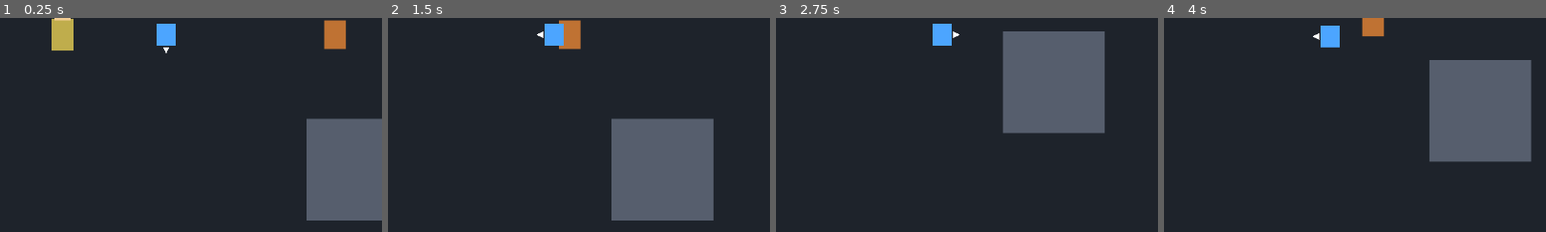
Above: before the commit, frames 1-4 (left to right).
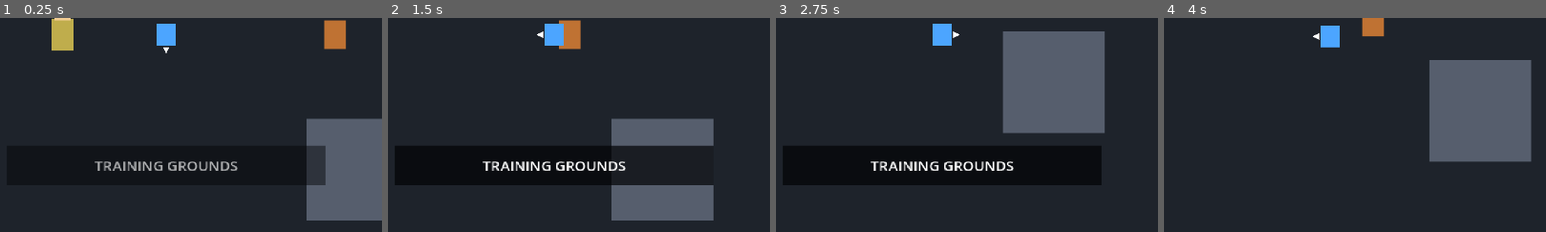
Above: after the commit, the same moments.

Repository: kikajima/dragonballsoullegacy
Game: Godot game, scene res://scenes/bootstrap/bootstrap.tscn
Same seed, same stepped clock (60 frames per second), same inputs: the game is played once before the commit and once after it.
Inputs:
- Up to frame 1 (0.25 s): no input
- Up to frame 2 (1.5 s): tap Enter (ui_accept) at 0.5, 0.77 s; hold D (move_right) 0.53-1.28 s; tap J (attack) at 0.6 s; hold S (move_down) from 1.28 s (still down); tap Shift (block) at 1.35 s
- Up to frame 3 (2.75 s): tap Enter (ui_accept) at 1.52 s; release S (move_down) at 2.03 s; hold D (move_right) from 2.03 s (still down); hold L (charge_ki) from 2.03 s (still down)
- Up to frame 4 (4 s): release D (move_right) at 2.78 s; release L (charge_ki) at 2.78 s; hold W (move_up) 2.78-3.53 s; tap Space (dash) at 2.85 s; tap Enter (ui_accept) at 3.02, 3.5, 3.77 s; hold A (move_left) from 3.53 s (still down); hold E (interact) from 3.53 s (still down)
The pictures show only the part of the screen within x 28-78%, y 46-96%; the shares and areas given below are measured in that part.

The runs differ from the first frame. In frame 1, 1.8% of the frame differs, in the area x 24-86%, y 59-79%; in frame 2, 15%, in the area x 2-86%, y 59-79%; in frame 3, 15%; in frame 4, nothing differs.

Commit message:
feat: mark debug room as Training Grounds

Diff:
--- a/scenes/debug/debug_room.tscn
+++ b/scenes/debug/debug_room.tscn
@@ -1,8 +1,9 @@
-[gd_scene load_steps=8 format=3]
+[gd_scene load_steps=9 format=3]
 
 [ext_resource type="PackedScene" path="res://actors/enemies/debug_goku_enemy.tscn" id="1_enemy"]
 [ext_resource type="PackedScene" path="res://actors/npcs/debug_mentor.tscn" id="2_mentor"]
 [ext_resource type="PackedScene" path="res://world/checkpoint_area.tscn" id="3_checkpoint"]
+[ext_resource type="PackedScene" path="res://world/location_area.tscn" id="4_location"]
 
 [sub_resource type="RectangleShape2D" id="WallHorizontal"]
 size = Vector2(960, 16)
@@ -89,3 +90,7 @@
 [node name="TrainingCheckpoint" parent="." instance=ExtResource("3_checkpoint")]
 position = Vector2(240, 205)
 checkpoint_id = &"training_room"
+
+[node name="TrainingGroundsLocation" parent="." instance=ExtResource("4_location")]
+position = Vector2(240, 135)
+location_name = "TRAINING GROUNDS"
